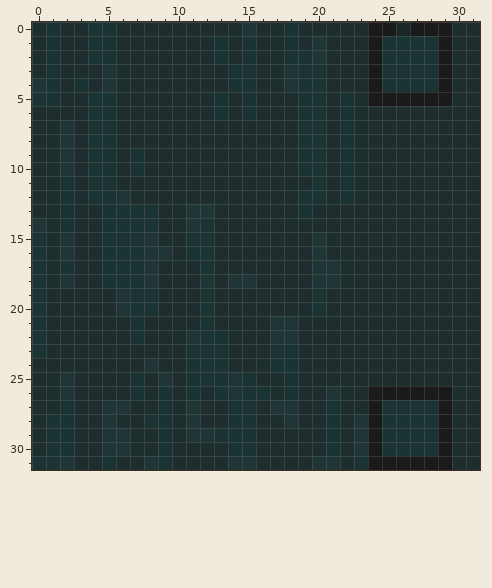
Pixel-art sprite -- resources/assets/lambdafactory/textures/wire/straight.png. Above is the file before it was changed.
The file is 32x32 pixels. Colours within 5 levels of each other are drawn and written as one.
After the commit:
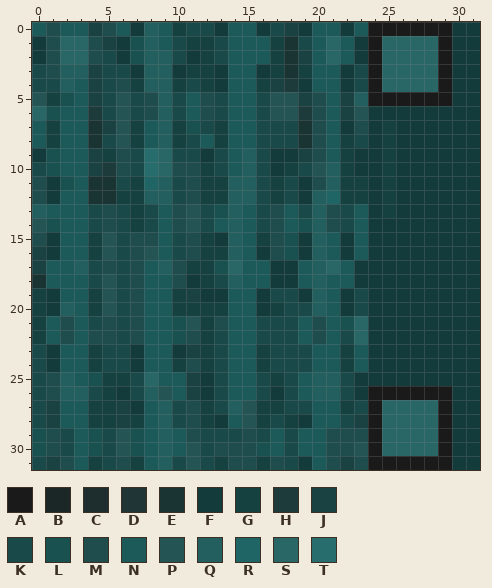
Palette (. is transparent): A #1a1a1a  B #1b2727  C #1e2d2d  D #203535  E #1a3434  F #143b3b  G #154141  H #1d3b3b  J #1b4242  K #194949  L #195151  M #1f4d4d  N #1c5959  P #245454  Q #235f5f  R #206565  S #296767  T #286d6d
The edit:
Changed rows in their new state; - is an unchanged pixel.
first column x 0:
 0 NMNNJMNFQNGKKFNNFKJFNNFN--A---FF
 1 FMSSMJFLQNKGGKNNNG-KNSNF-SSSS-FF
 2 FMSSMKFLQQKFGKNNNG-JNSNF-SSSS-FF
 3 KMQQJKKFQQFGGFNNFGEGNNFK-SSSS-FF
 4 KKQNJKMGQQGKGFNNGJHFNNFK-SSSS-FF
 5 PGLNJKPKMQKNMKNNKPPJMNJQ------FF
 6 SLNNHKPKMQKNMKNNKPPHMNJPFFFFFFFF
 7 NGNN-JPGNQGLKGNNKKK-MNFMFGFFFFFF
 8 NGNN-KPGNQGKNGNNKKK-MNGKFGFFFFFF
 9 FLNNJGMKTSKKFKNQKFFJMNGFFGFFFFFF
10 KLNNJHMKTSMMGKNQKFGKPQGFFGFFFFFF
11 MFLN--KGRQKMGGQQKGKFMQGGFGFFFFFF
12 MFNN--GGQQKMGGQQKGKFQRGGFGFFFFFF
13 QNNNKMKGKNMPKLQNKMNKQMKNFGFFFFFF
14 PLNNKMKGKNMPKNQNKMNLQMKNFFFFFFFF
15 MFNNGPKMMNKMGFQNGMLFQNFNFFFFFFFF
16 JFNNGPKMPNKMGGQNFMLFQNFNFFFFFFFF
17 JNNQKMKMNQMGGLSNNFFNQSNFFFFFFFFF
18 -NNNKPKMNNMFGKQNNFFNQNNFFFFFFFFF
19 GFNNGPKMNNGJFFNNFKKFQNFKFFFFFFFF
20 GFQNGPKMNNGGGGNNFGKKQNFKFFFFFFFF
21 GNMNKMKMNNLPGMNNKKKNMNLSFFFFFFFF
22 GNMNMMKMNNLMGKNNKKKNMNKSFFFFFFFF
23 KFNNGKKFNNFJGKNNGKKKNNGNFFFFFFFF
24 KFNNGKKFNNGMGKNNGKKKNNGNFFFFFFFF
25 KMQNLGGKSNNJFKNNKGKNQQKFFFFFFFFF
26 KMQQKGFKQPNJFKNNKFKNQQKF------FF
27 KJNNGGJFNQKMGKQPGGKKNNGK-SSSS-FF
28 KJNNGGJGNQKMGFNPGKGFNNKJ-SSSS-FF
29 LMKNLKPLNQNMKKKMKNKNNMMM-SSSS-FF
30 LMKNLKPLNQNPKMMMLNKNNMMP-SSSS-FF
31 KJMNGKMGNQKPKGMMGMKFNMJM------FF
Boxes around the changes in both pictures, in picture pixels (x1, y1, x2, y2):
changed: (32, 22, 480, 470)
